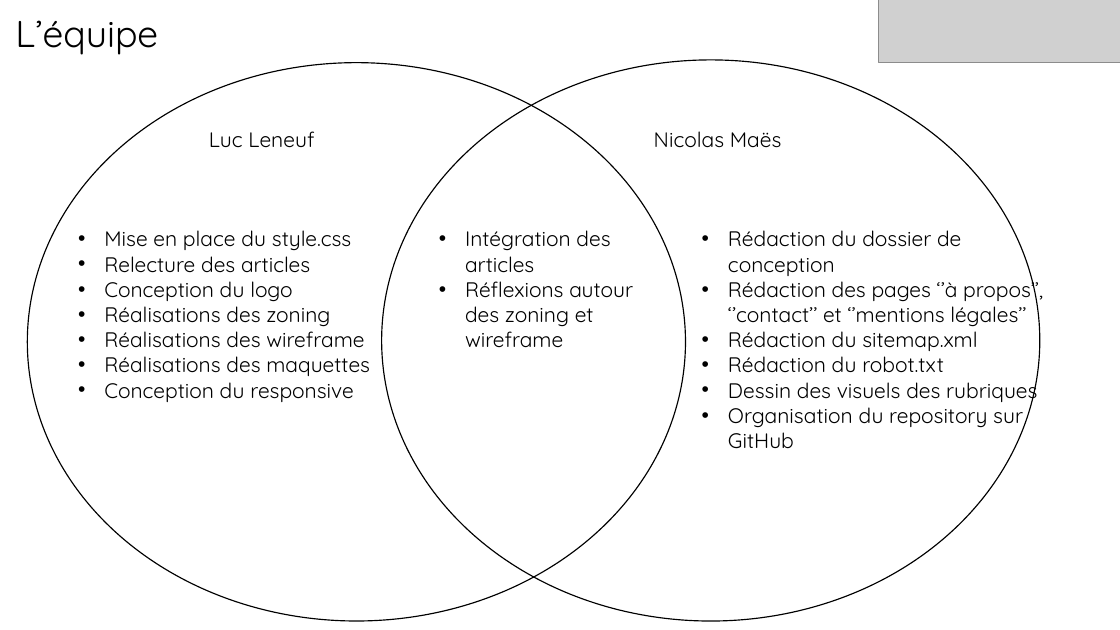
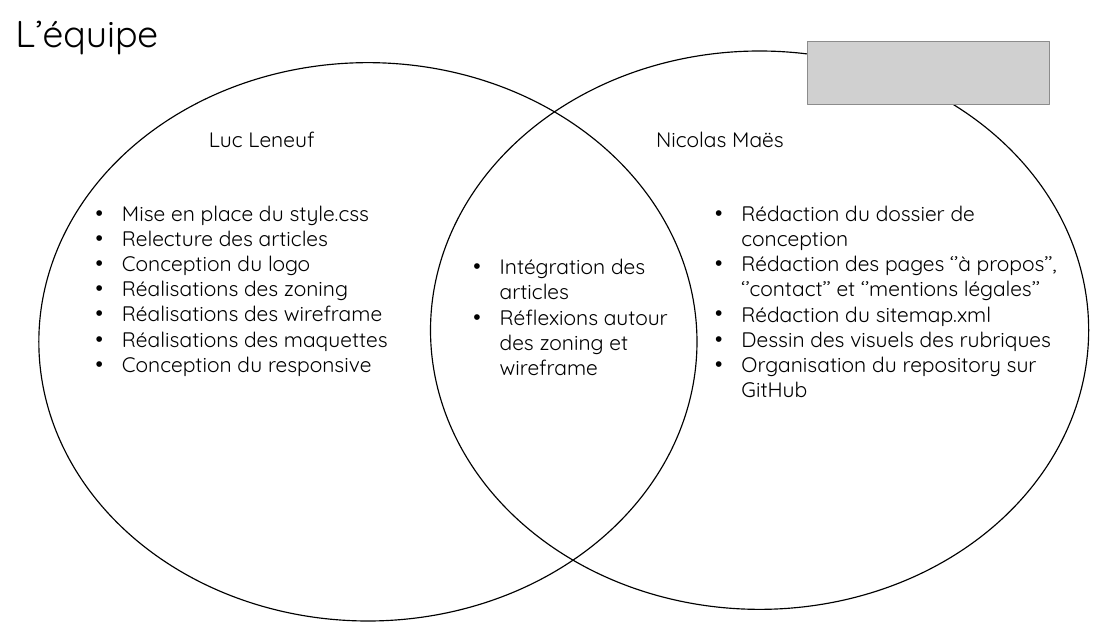
Before and after one commit to Nicolasmaes/unseen, a slide deck: slide 5 of dossier de conception.pptx. Drawn at 1120x630 pixels with LibreOffice and Linux fonts; fonts in the diff are those of the drawing; grey boxes stand for pictures. Boxes give left, top, right and bottom in pixels: in the first picture for what was removed or moved away, otherwise in the second. Text is boxed around its words. In the diff, an @@ line names an element or a change of style, - is before the commit and + after.

Commit message:
ajout des cartes de rubriques terminées

```diff
--- a/dossier de conception.pptx
+++ b/dossier de conception.pptx
@@ picture removed at box(879, 0, 1120, 63) @@
@@ ellipse: place and size @@
-ellipse at box(381, 60, 1040, 621)
+ellipse at box(431, 51, 1090, 610)
@@ picture added at box(807, 41, 1050, 104) @@
@@ ellipse: place and size @@
-ellipse at box(28, 63, 686, 622)
+ellipse at box(39, 63, 697, 622)
@@ text "Mise en place du style.css": place and size @@
-text "Mise en place du style.css" at box(104, 230, 370, 402)
+text "Mise en place du style.css" at box(122, 205, 388, 376)
@@ text "Rédaction du dossier de conception": place and size @@
-text "Rédaction du dossier de conception" at box(728, 230, 1043, 449)
+text "Rédaction du dossier de conception" at box(741, 205, 1057, 398)
@@ text "Intégration des articles": place and size @@
-text "Intégration des articles" at box(465, 230, 633, 348)
+text "Intégration des articles" at box(500, 258, 668, 376)
@@ text at box(728, 356, 944, 373): paragraph removed @@
-• Rédaction du robot.txt
```
Also in this commit, not shown: 12 other slides changed, 2 slides added, 1 slide removed, 42 other files.
